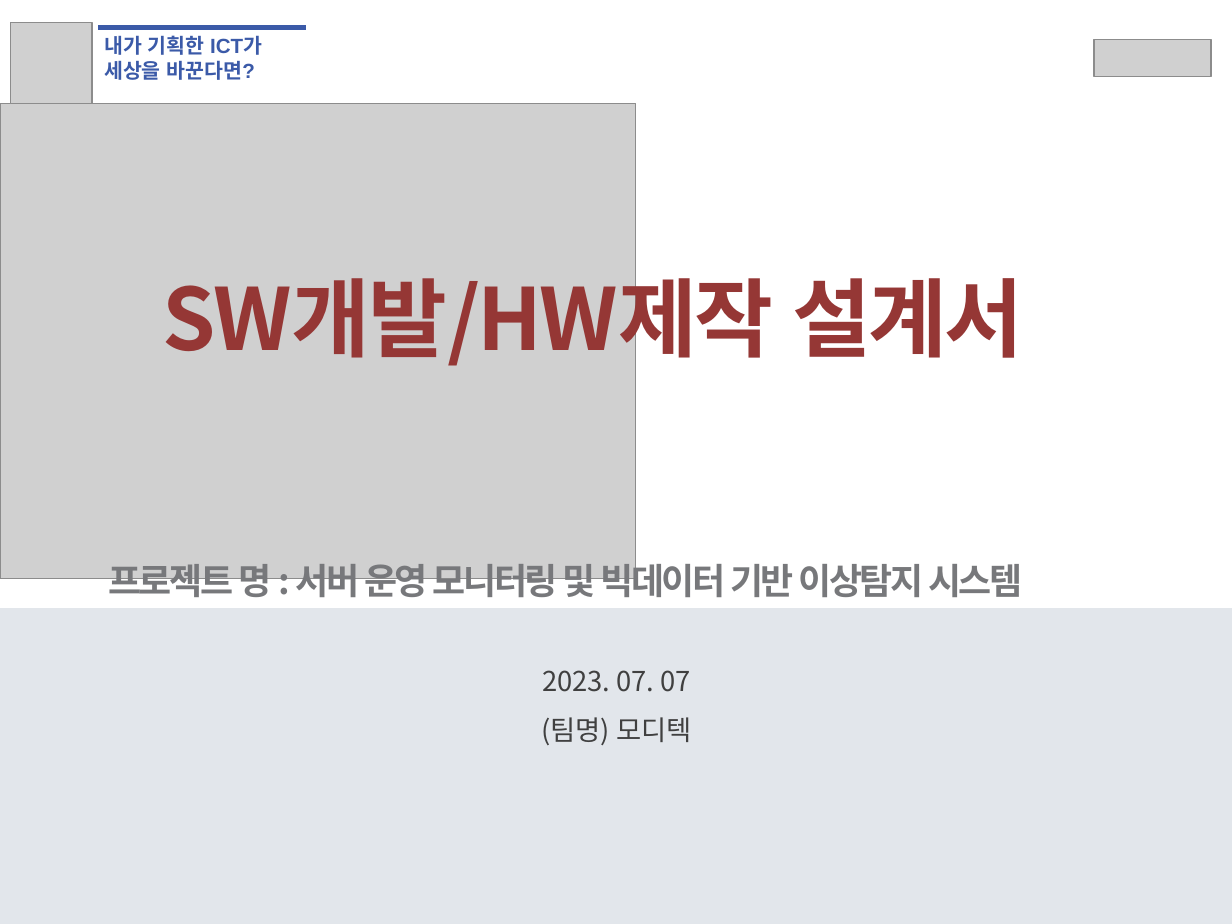
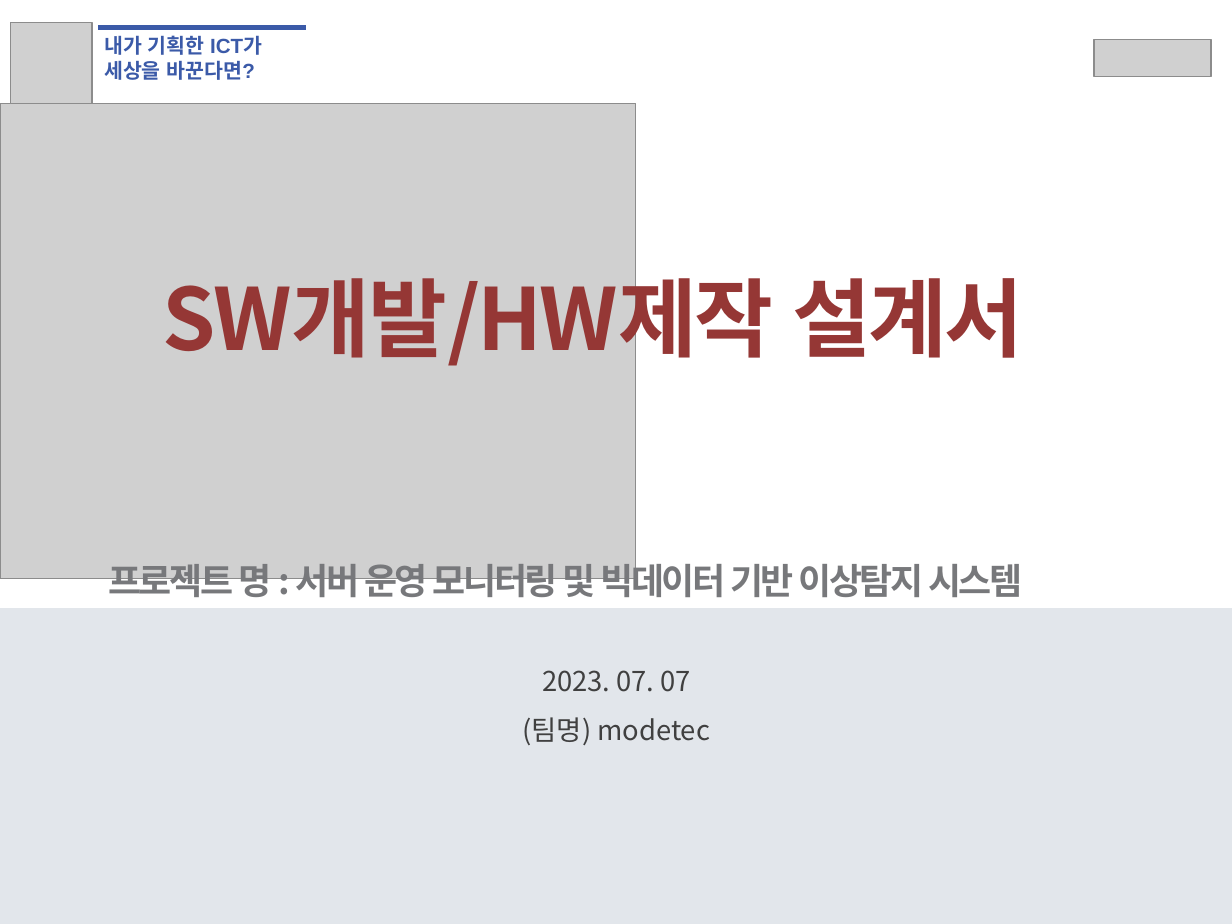
Before and after one commit to HwangYooHyun1/2023_Hanium_prj, a slide deck: slide 1 of 02_문서/02_중간보고서/2023_SW개발_HW제작설계서_일반_최종본.pptx. Drawn at 1232x924 pixels with LibreOffice and Linux fonts; fonts in the diff are those of the drawing; grey boxes stand for pictures. Boxes give left, top, right and bottom in pixels: in the first picture for what was removed or moved away, otherwise in the second. Text is boxed around its words. In the diff, an @@ line names an element or a change of style, - is before the commit and + after.

```diff
--- a/02_문서/02_중간보고서/2023_SW개발_HW제작설계서_일반_최종본.pptx
+++ b/02_문서/02_중간보고서/2023_SW개발_HW제작설계서_일반_최종본.pptx
@@ text at bbox=[523, 717, 710, 745]: text changed @@
-(팀명) 모디텍
+(팀명) modetec
```
Also in this commit, not shown: 3 other files.
